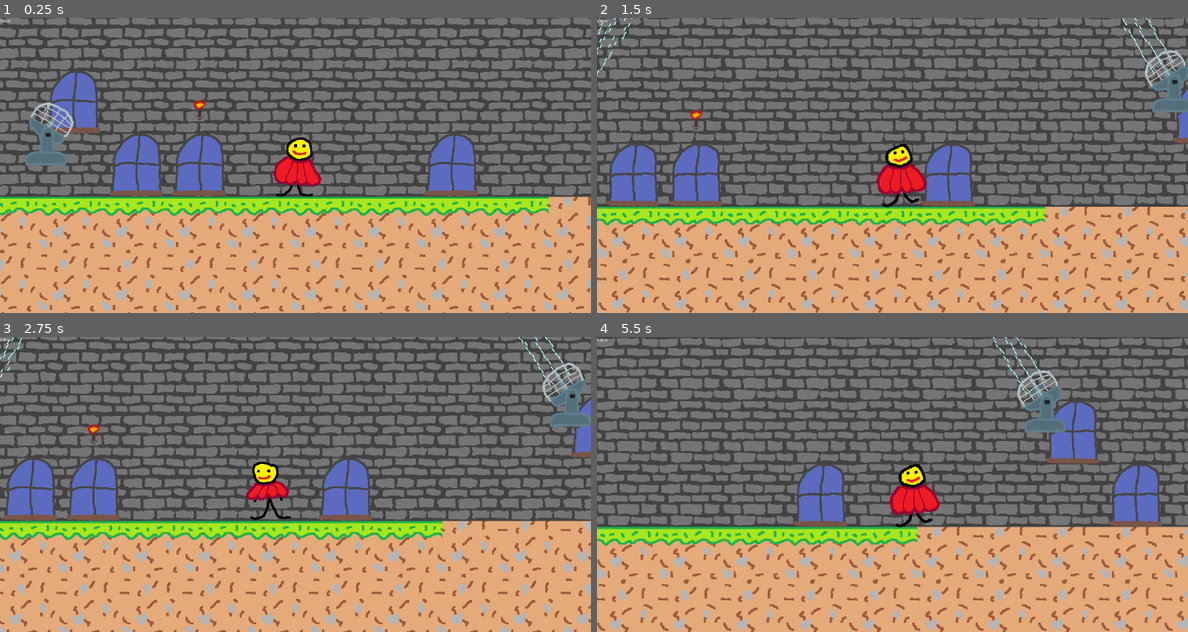
Above: before the commit, frames 1-4 (two rows, left to right).
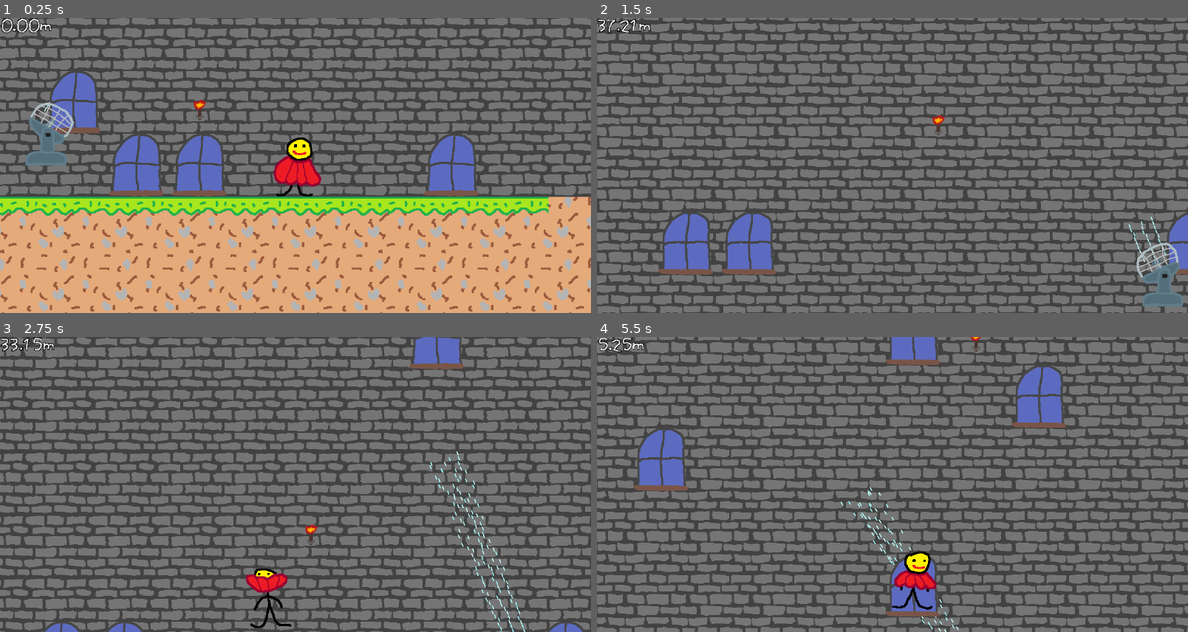
Above: after the commit, the same moments.

Repository: Loekiboy/Castle_Climber
Game: Godot game, scene res://world.tscn
The game is run twice, just before and just after one commit, with the same random seed, the same clock (stepped at 60 frames per second) and the same inputs.
Inputs (mouse positions are in pixels of both pictures, inside the frame that each line leads up to):
- Up to frame 1 (0.25 s): no input
- Up to frame 2 (1.5 s): tap Enter (ui_accept) at 0.5, 0.77 s; move the mouse to (1022, 150) at 0.52 s; hold Right (ui_right) from 0.53 s (still down); tap Alt at 0.6 s; click (1022, 150) at 0.67 s; move the mouse to (774, 180) at 1.27 s; tap Shift at 1.35 s
- Up to frame 3 (2.75 s): tap Enter (ui_accept) at 1.52 s; move the mouse to (354, 419) at 2.02 s; release Right (ui_right) at 2.03 s; hold Left (ui_left) from 2.03 s (still down); tap Alt at 2.1 s
- Up to frame 4 (5.5 s): move the mouse to (862, 543) at 2.77 s; release Left (ui_left) at 2.78 s; hold Right (ui_right) 2.78-4.28 s; tap Shift at 2.85, 4.35 s; click (862, 543) at 2.92 s; tap Enter (ui_accept) at 3.02, 3.77, 4.52 s; move the mouse to (1069, 528) at 3.52 s; tap Alt at 3.6, 5.1 s; move the mouse to (715, 440) at 4.27 s; hold Left (ui_left) 4.28-5.03 s; move the mouse to (922, 484) at 5.02 s; hold Right (ui_right) from 5.03 s (still down); click (922, 484) at 5.17 s

The runs differ from the first frame. In frame 1, 0.2% of the frame differs, in the area x 0-9%, y 0-6%; in frame 2, 81%; in frame 3, 83%, in the area x 0-100%, y 0-100%; in frame 4, 81%.

Commit message:
Made counter nice

Diff:
--- /dev/null
+++ b/digit_counter.gd
@@ -0,0 +1,62 @@
+extends HBoxContainer
+
+@export var tilesheet: Texture2D
+@export var char_width: int = 64
+@export var char_height: int = 64
+@export var separation: int = -4
+
+var current_frame: int = 0
+var animation_timer: float = 0.0
+var last_text: String = ""
+var last_frame: int = -1
+
+const CHAR_ORDER = ["1", "2", "3", "4", "5", "6", "7", "8", "9", "0", ".", "m"]
+const CHAR_WIDTHS = {
+	"1": 40, "2": 42, "3": 42, "4": 42, "5": 48,
+	"6": 50, "7": 44, "8": 48, "9": 48, "0": 52,
+	".": 18, "m": 58
+}
+
+func _ready() -> void:
+	add_theme_constant_override("separation", separation)
+
+func _process(delta: float) -> void:
+	animation_timer += delta
+	if animation_timer >= 0.2:
+		animation_timer = 0.0
+		current_frame = 1 if current_frame == 0 else 0
+
+	var player = %Player if has_node("%Player") else $"../../Player"
+	if player:
+		var huidige_hoogte = (round(-player.global_position.y) + 406) / 100
+		var huidige_text = "%0.2f" % [huidige_hoogte] + "m"
+
+		if huidige_text != last_text or current_frame != last_frame:
+			last_text = huidige_text
+			last_frame = current_frame
+			update_counter_display(huidige_text)
+
+func update_counter_display(text: String) -> void:
+	for child in get_children():
+		child.queue_free()
+
+	for char in text:
+		var index = CHAR_ORDER.find(char)
+		if index == -1:
+			continue
+
+		var target_width = CHAR_WIDTHS.get(char, char_width)
+		var offset_x = (char_width - target_width) / 2
+
+		var frame_index = (index * 2) + current_frame
+		var pixel_x = (frame_index * char_width) + offset_x
+
+		var atlas_tex = AtlasTexture.new()
+		atlas_tex.atlas = tilesheet
+		atlas_tex.region = Rect2(pixel_x, 0, target_width, char_height)
+
+		var tex_rect = TextureRect.new()
+		tex_rect.texture = atlas_tex
+		tex_rect.stretch_mode = TextureRect.STRETCH_KEEP_CENTERED
+
+		add_child(tex_rect)
--- a/player.gd
+++ b/player.gd
@@ -2,7 +2,7 @@
 
 const SPEED = 300.0
 const CROUCH_SPEED = 230.0
-const JUMP_VELOCITY = -1200.0
+const JUMP_VELOCITY = -12000.0
 const FLOAT_GRAVITY_MULTIPLIER = 0.2
 const MAX_FLOAT_FALL_SPEED = 250.0
 
--- a/world.tscn
+++ b/world.tscn
@@ -6,6 +6,8 @@
 [ext_resource type="Texture2D" uid="uid://coc8gonfygrg" path="res://assets/castle.png" id="4_036b0"]
 [ext_resource type="Texture2D" uid="uid://42sjp0vn8itb" path="res://assets/wall_decorations.png" id="5_dwbse"]
 [ext_resource type="Texture2D" uid="uid://cxcjmjpgors7a" path="res://assets/grass2.png" id="5_pkg7o"]
+[ext_resource type="Script" uid="uid://dkkm1rgx2fq1h" path="res://digit_counter.gd" id="7_pkg7o"]
+[ext_resource type="Texture2D" uid="uid://meopmdqeccot" path="res://assets/counter.png" id="8_gbfbk"]
 
 [sub_resource type="AtlasTexture" id="AtlasTexture_2o6r5"]
 atlas = ExtResource("2_tlwt5")
@@ -472,6 +474,13 @@
 [node name="CanvasLayer" type="CanvasLayer" parent="." unique_id=1915890669]
 
 [node name="HeightLabel" type="Label" parent="CanvasLayer" unique_id=584575453]
+visible = false
 offset_right = 40.0
 offset_bottom = 23.0
 text = "10m"
+
+[node name="DigitCounter" type="HBoxContainer" parent="CanvasLayer" unique_id=1656054407]
+offset_right = 40.0
+offset_bottom = 40.0
+script = ExtResource("7_pkg7o")
+tilesheet = ExtResource("8_gbfbk")
Binary file added: assets/counter.png
Not shown, added: assets/counter.png.import
Not shown, added: digit_counter.gd.uid
Not shown, added: assets/pixil/counter.pixil
